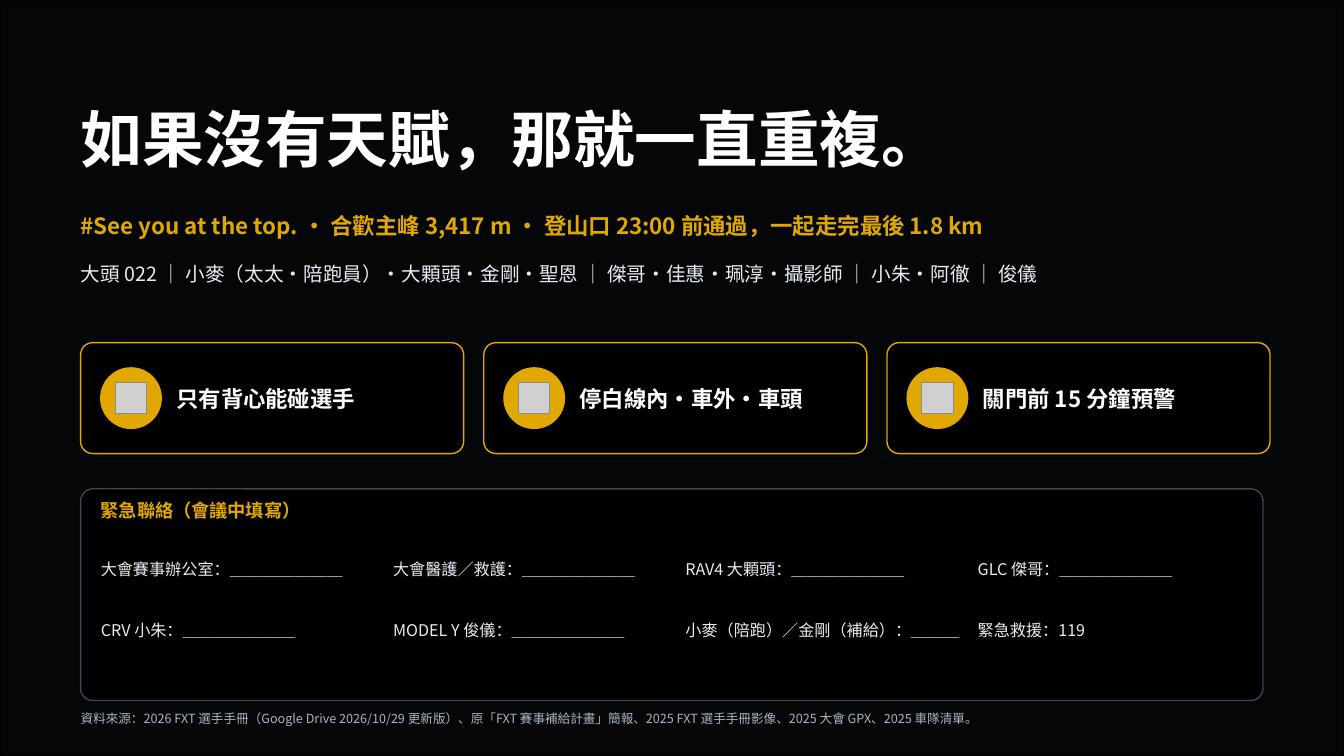
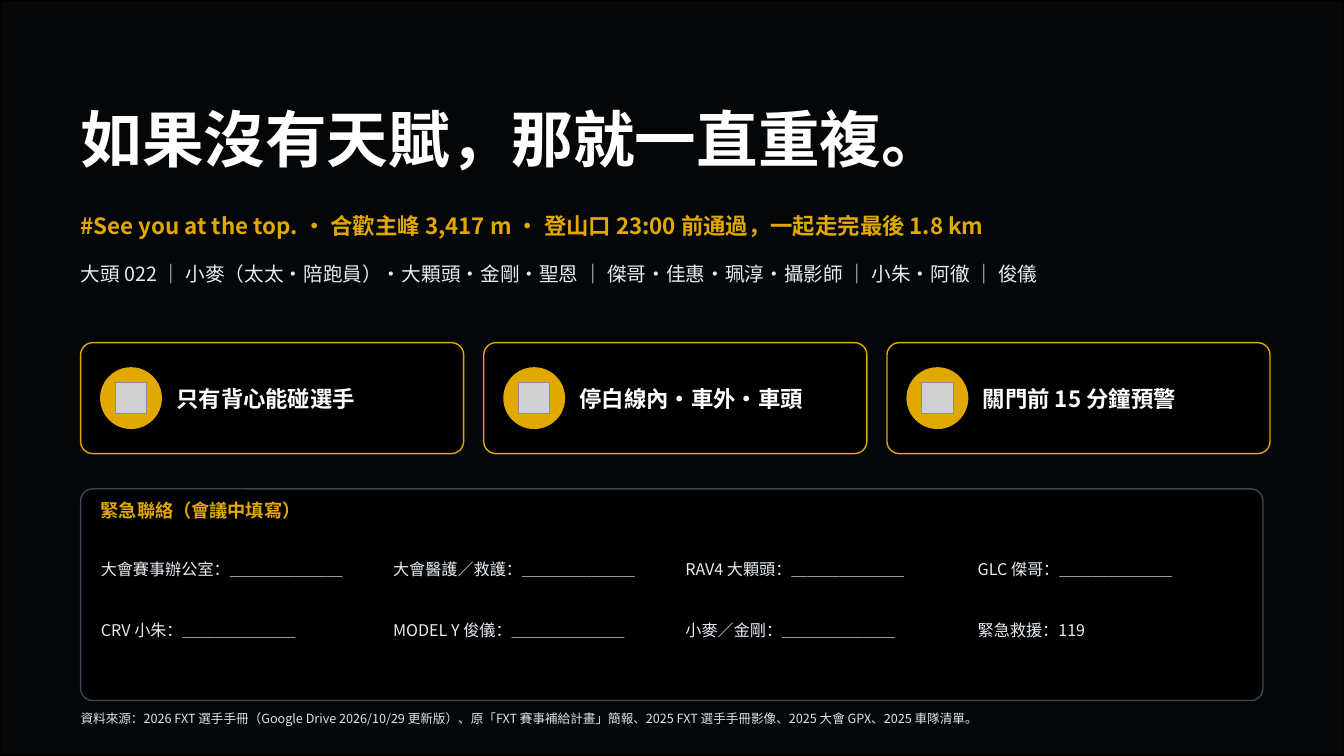
Before and after one commit to powermovebboy-sys/Race-site, a slide deck: slide 35 of deck/2026_FXT_補給作戰計畫.pptx. Drawn at 1344x756 pixels with LibreOffice and Linux fonts; fonts in the diff are those of the drawing; grey boxes stand for pictures; background and template pictures are left out. Boxes give left, top, right and bottom in pixels: in the first picture for what was removed or moved away, otherwise in the second. Text is boxed around its words. In the diff, an @@ line names an element or a change of style, - is before the commit and + after.

```diff
--- a/deck/2026_FXT_補給作戰計畫.pptx
+++ b/deck/2026_FXT_補給作戰計畫.pptx
@@ text at (x1=685, y1=622, x2=895, y2=638): text changed @@
-小麥（陪跑）／金剛（補給）：＿＿＿
+小麥／金剛：＿＿＿＿＿＿＿
@@ text "資料來源：2026 FXT 選手手冊（Google Drive 2026/10/29 ..." at (x1=81, y1=712, x2=978, y2=726): text colour #A9B4C2 to #DCE3EA @@
```
Also in this commit, not shown: 17 other slides changed, 9 other files.
